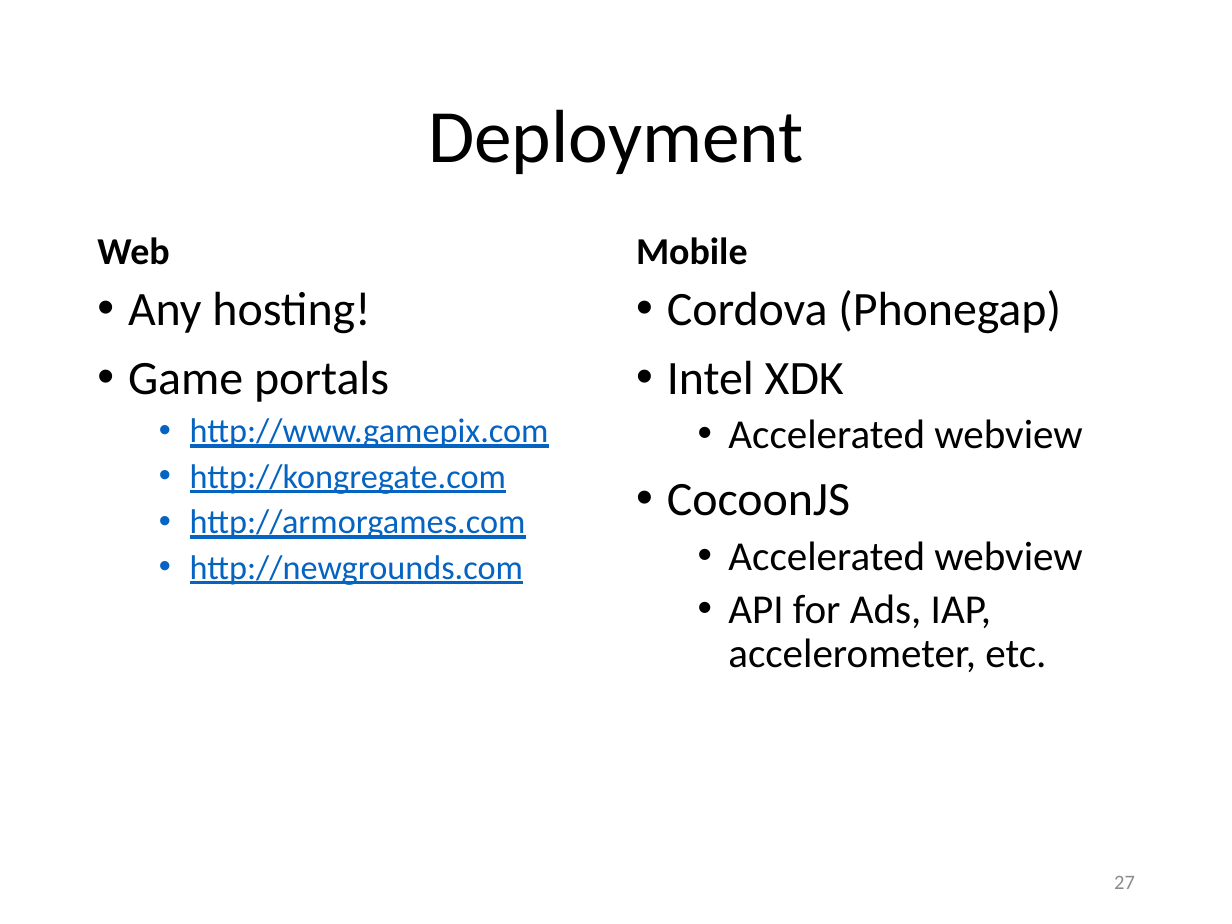
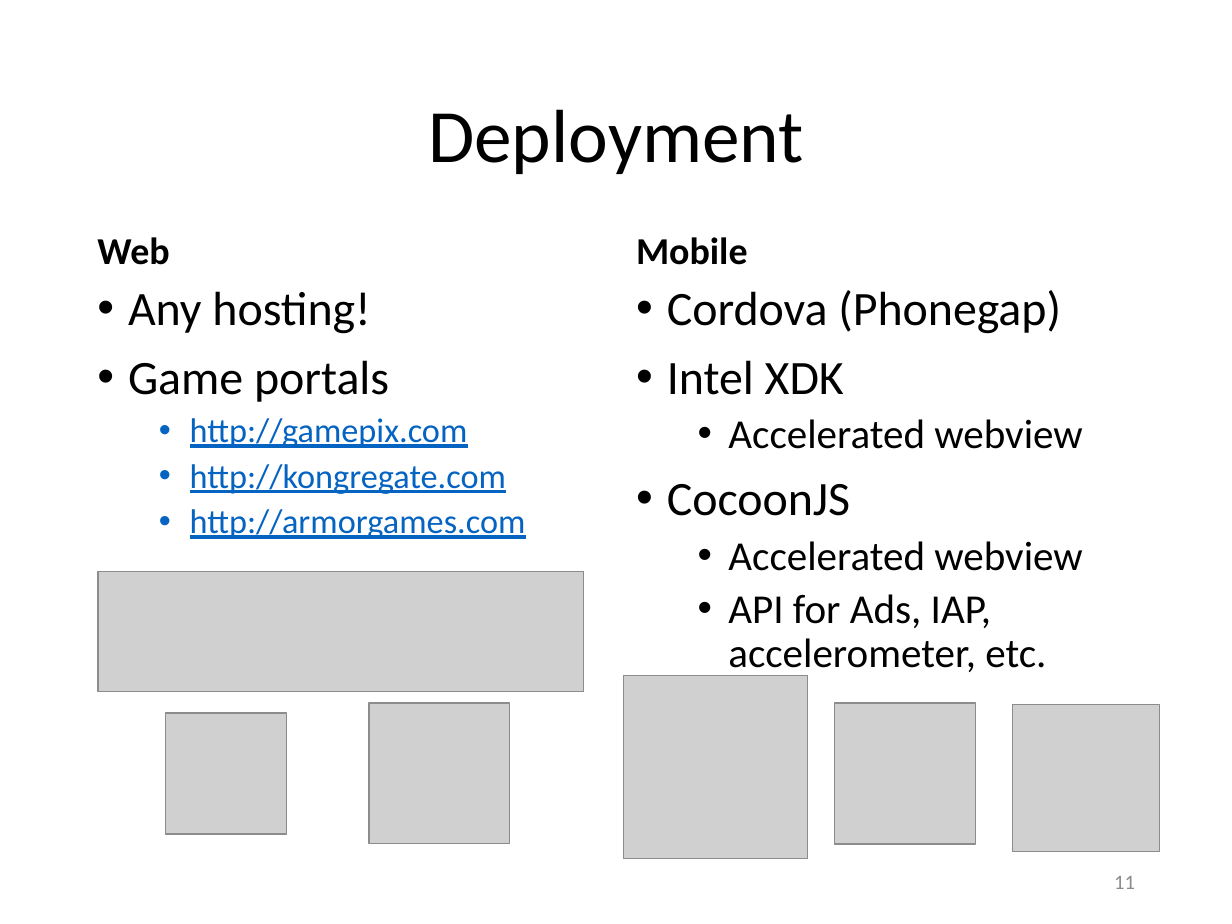
Before and after one commit to Lotti/codemotion2014, a slide deck: slide 11 of codemotion.pptx (slide 27 before the commit). Drawn at 1232x924 pixels with LibreOffice and Linux fonts; fonts in the diff are those of the drawing; grey boxes stand for pictures; background and template pictures are left out. Boxes give left, top, right and bottom in pixels: in the first picture for what was removed or moved away, otherwise in the second. Text is boxed around its words. In the diff, an @@ line names an element or a change of style, - is before the commit and + after.

```diff
--- a/codemotion.pptx
+++ b/codemotion.pptx
@@ text at [190,418,468,448]: text changed @@
-  • http://www.gamepix.com
+  • http://gamepix.com
@@ text at [190,555,523,585]: paragraph removed @@
-  • http://newgrounds.com
@@ picture added at [97,572,583,691] @@
@@ picture added at [623,675,807,859] @@
@@ picture added at [166,713,287,834] @@
@@ picture added at [370,703,510,844] @@
@@ picture added at [834,703,975,844] @@
@@ picture added at [1013,705,1159,851] @@
@@ page number at [1114,876,1135,889]: text changed @@
-27
+11
```
Also in this commit, not shown: 7 other slides changed, 9 other files.
